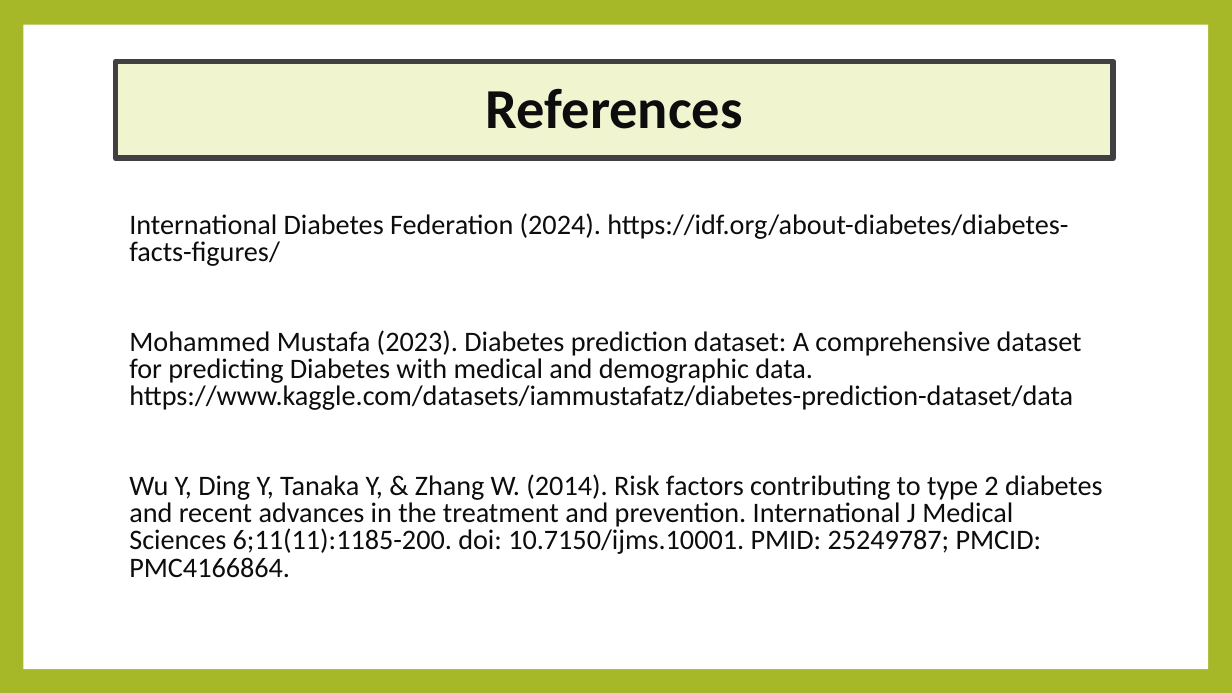
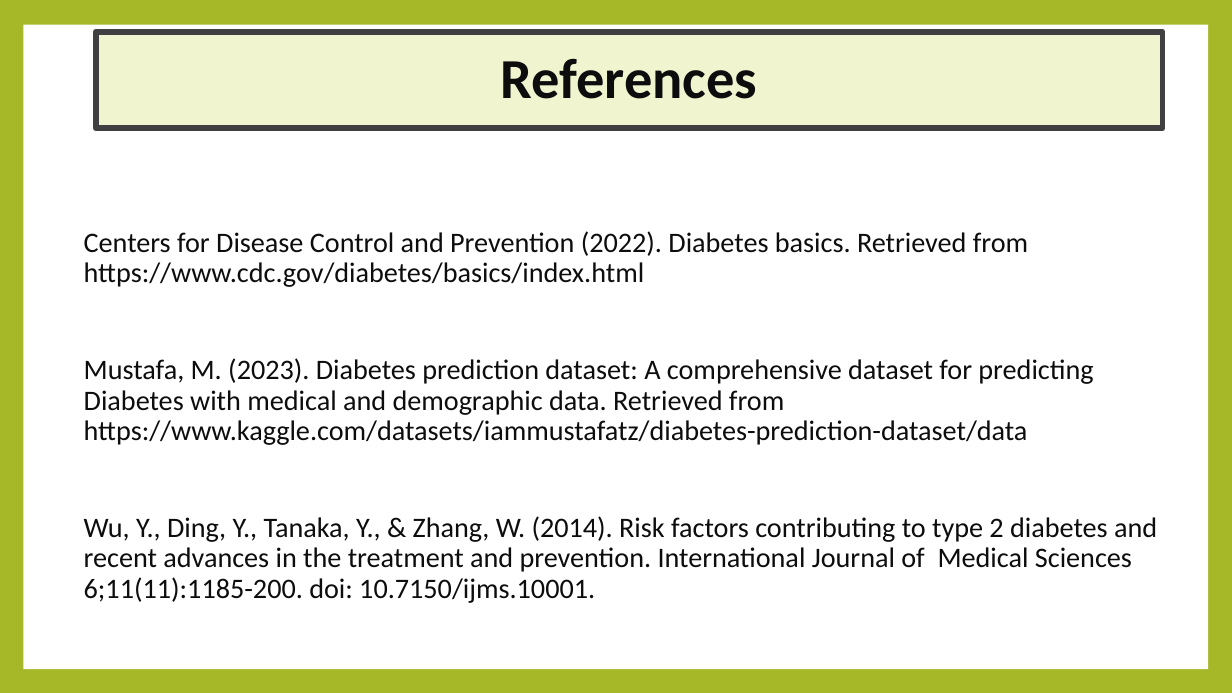
Before and after one commit to K01t0N/project-1, a slide deck: slide 13 of Exploring Potential Contributing Factors to Diabetes.pptx (slide 15 before the commit). Drawn at 1232x693 pixels with LibreOffice and Linux fonts; fonts in the diff are those of the drawing. Boxes give left, top, right and bottom in pixels: in the first picture for what was removed or moved away, otherwise in the second. Text is boxed around its words. In the diff, an @@ line names an element or a change of style, - is before the commit and + after.

```diff
--- a/Exploring Potential Contributing Factors to Diabetes.pptx
+++ b/Exploring Potential Contributing Factors to Diabetes.pptx
@@ title "References": place and size @@
-title "References" at [116,62,1114,159]
+title "References" at [95,31,1163,128]
@@ text at [84,231,1157,603]: text changed @@
-International Diabetes Federation (2024). https://idf.org/about-diabetes/diabetes-facts-figures/
-Mohammed Mustafa (2023). Diabetes prediction dataset: A comprehensive dataset for predicting Diabetes with medical and demographic data. https://www.kaggle.com/datasets/iammustafatz/diabetes-prediction-dataset/data
-Wu Y, Ding Y, Tanaka Y, & Zhang W. (2014). Risk factors contributing to type 2 diabetes and recent advances in the treatment and prevention. International J Medical Sciences 6;11(11):1185-200. doi: 10.7150/ijms.10001. PMID: 25249787; PMCID: PMC4166864.
+Centers for Disease Control and Prevention (2022). Diabetes basics. Retrieved from https://www.cdc.gov/diabetes/basics/index.html
+Mustafa, M. (2023). Diabetes prediction dataset: A comprehensive dataset for predicting Diabetes with medical and demographic data. Retrieved from https://www.kaggle.com/datasets/iammustafatz/diabetes-prediction-dataset/data
+Wu, Y., Ding, Y., Tanaka, Y., & Zhang, W. (2014). Risk factors contributing to type 2 diabetes and recent advances in the treatment and prevention. International Journal of Medical Sciences 6;11(11):1185-200. doi: 10.7150/ijms.10001.
```
Also in this commit, not shown: 11 other slides changed, 2 slides removed.
